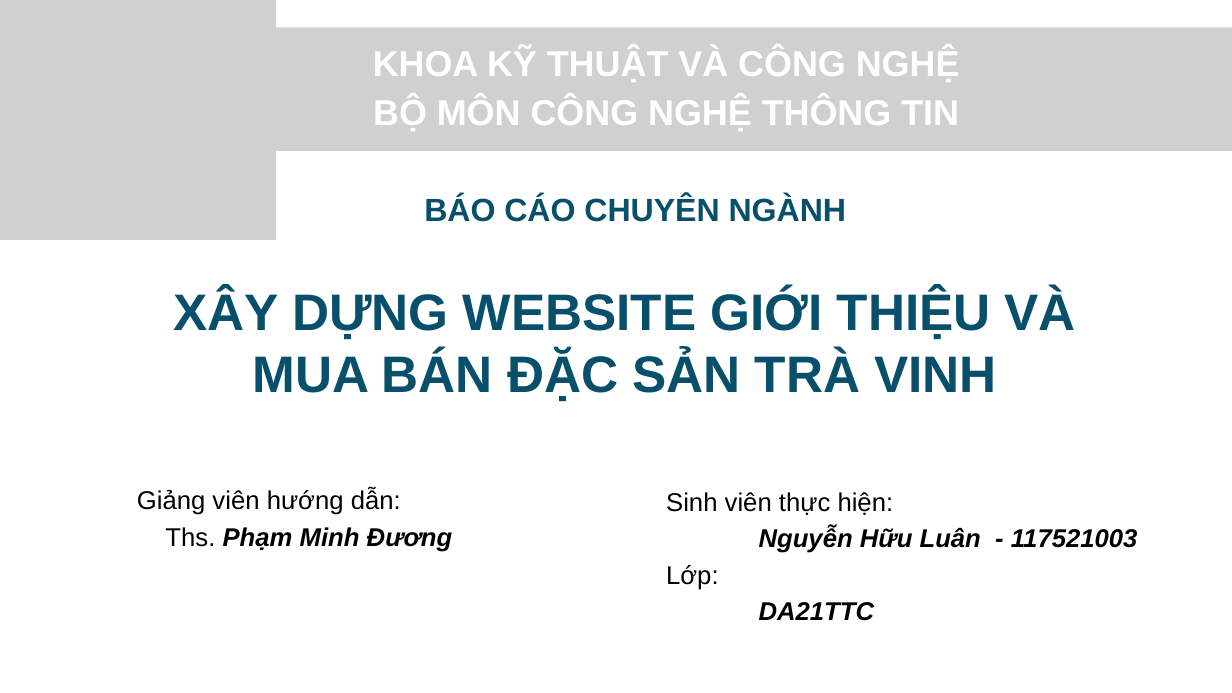
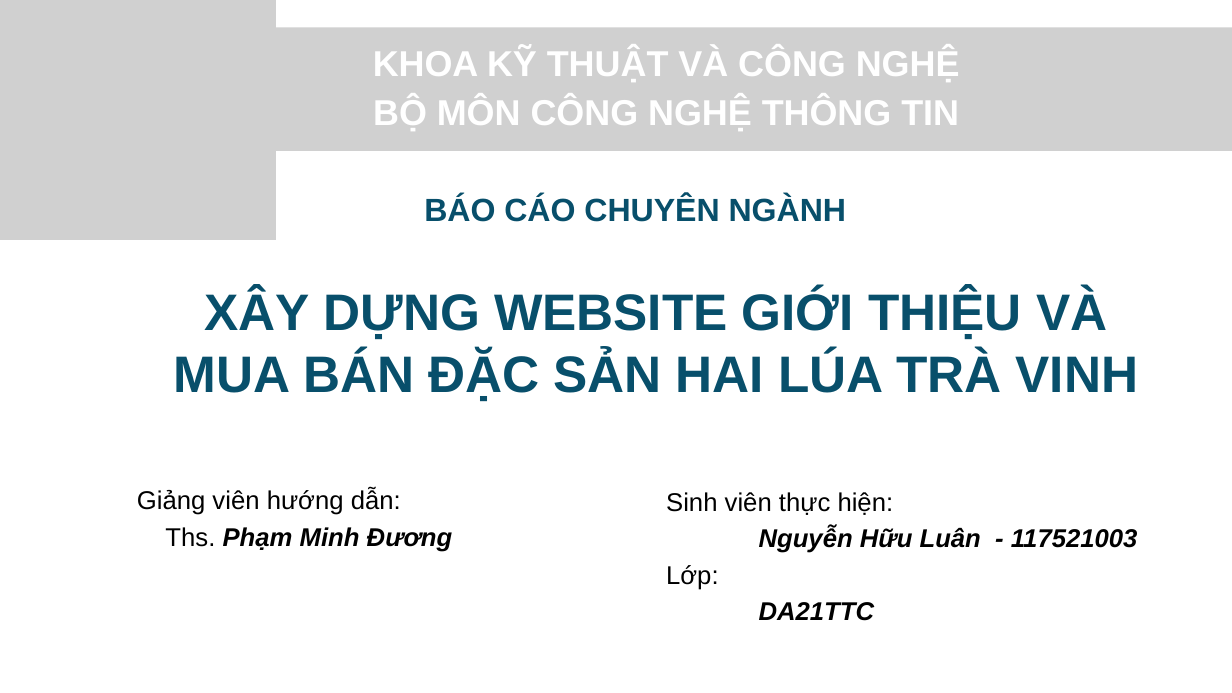
Before and after one commit to nguyenhuuluan1702/cn-da21ttc-nguyenhuuluan-shopdacsan-laravel, a slide deck: slide 1 of thesis/abs/Slide Báo Cáo CN.pptx. Drawn at 1232x693 pixels with LibreOffice and Linux fonts; fonts in the diff are those of the drawing; grey boxes stand for pictures. Boxes give left, top, right and bottom in pixels: in the first picture for what was removed or moved away, otherwise in the second. Text is boxed around its words. In the diff, an @@ line names an element or a change of style, - is before the commit and + after.

```diff
--- a/thesis/abs/Slide Báo Cáo CN.pptx
+++ b/thesis/abs/Slide Báo Cáo CN.pptx
@@ text at (174, 289, 1139, 402): text changed @@
-XÂY DỰNG WEBSITE GIỚI THIỆU VÀ MUA BÁN ĐẶC SẢN TRÀ VINH
+XÂY DỰNG WEBSITE GIỚI THIỆU VÀ MUA BÁN ĐẶC SẢN HAI LÚA TRÀ VINH
```
Also in this commit, not shown: 1 other slide changed, 2 other files.
